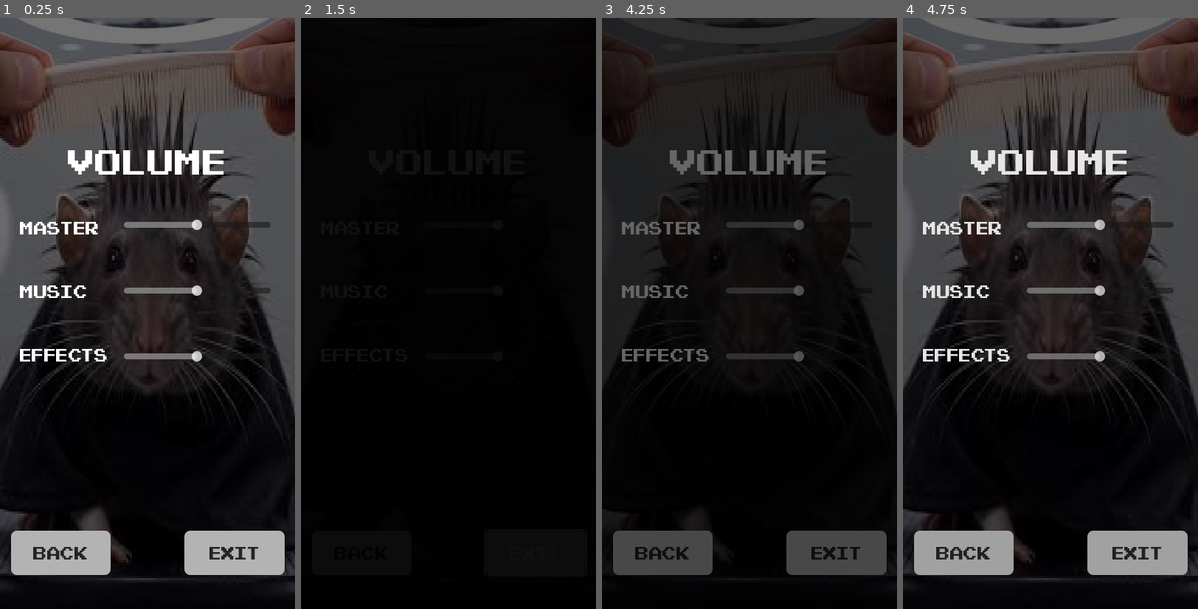
Above: before the commit, frames 1-4 (left to right).
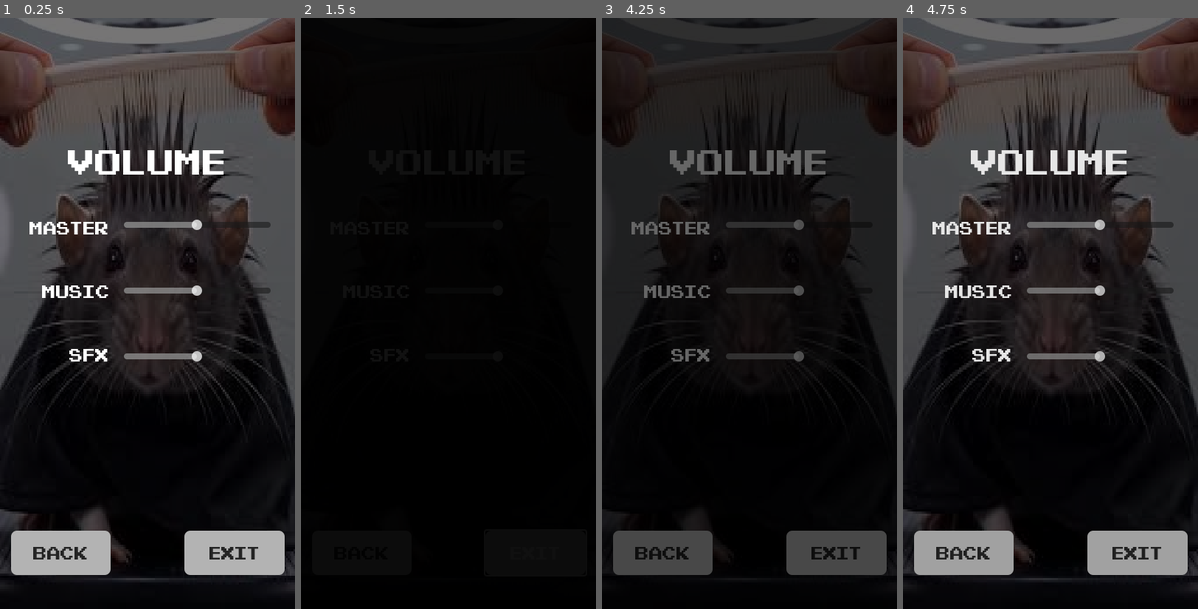
Above: after the commit, the same moments.

Repository: DamDro95/stacking-game
Game: Godot game, scene res://Scenes/user_interface/options.tscn
Same seed, same stepped clock (60 frames per second), same inputs: the game is played once before the commit and once after it. This scene is started directly instead of the project's main scene.
Inputs (mouse positions are in pixels of both pictures, inside the frame that each line leads up to):
- Up to frame 1 (0.25 s): no input
- Up to frame 2 (1.5 s): click "Back" at 0.5 s; move the mouse to (513, 283) at 1.27 s; hold Right (ui_right) from 1.28 s (still down)
- Up to frame 3 (4.25 s): release Right (ui_right) at 2 s; click "Credits" at 2 s; click "Options" at 2.75 s; click "Start" at 3.5 s
- Up to frame 4 (4.75 s): move the mouse to (991, 343) at 4.27 s; hold Left (ui_left) from 4.28 s (still down)

The runs differ from the first frame. In frame 1, 1.1% of the frame differs, in the area x 6-37%, y 34-59%; in frame 2, less than 0.1%; in frame 3, 1.0%; in frame 4, 1.1%.

Commit message:
Implemented Sounds

Diff:
--- /dev/null
+++ b/Scenes/gameplay/audio_controller.tscn
@@ -0,0 +1,46 @@
+[gd_scene format=3 uid="uid://c8fm10cgp0qof"]
+
+[ext_resource type="Script" uid="uid://dm6vf768fr4dx" path="res://Scripts/autoloads/audio_controller.gd" id="1_rodw0"]
+[ext_resource type="AudioStream" uid="uid://cvvvyjck8n0l7" path="res://Assets/audio/TOJam_forAdumb.wav" id="2_tu0i5"]
+[ext_resource type="AudioStream" uid="uid://c1537mgst7mkn" path="res://Assets/audio/stacking_sfx.wav" id="3_uchc8"]
+[ext_resource type="AudioStream" uid="uid://dxrjqsp4o48yy" path="res://Assets/audio/failed_stacking_sfx.wav" id="4_yp3d2"]
+[ext_resource type="AudioStream" uid="uid://bncs2jjhl2dy2" path="res://Assets/audio/button_hover_sfx.wav" id="5_f0nb2"]
+[ext_resource type="AudioStream" uid="uid://r4w1pqyq83x" path="res://Assets/audio/button_click_sfx.wav" id="6_8ef1t"]
+[ext_resource type="AudioStream" uid="uid://dckctfj2wa5m0" path="res://Assets/audio/ambient_bubbles.wav" id="7_1bbw0"]
+
+[sub_resource type="AudioStreamRandomizer" id="AudioStreamRandomizer_rodw0"]
+playback_mode = 1
+random_pitch = 1.1892071
+streams_count = 1
+stream_0/stream = ExtResource("3_uchc8")
+
+[node name="AudioController" type="Node2D" unique_id=768071145]
+script = ExtResource("1_rodw0")
+
+[node name="Music" type="AudioStreamPlayer2D" parent="." unique_id=1218529532]
+stream = ExtResource("2_tu0i5")
+volume_db = -10.0
+bus = &"Music"
+
+[node name="StackSuccess" type="AudioStreamPlayer2D" parent="." unique_id=586914367]
+stream = SubResource("AudioStreamRandomizer_rodw0")
+bus = &"SFX"
+
+[node name="StackFail" type="AudioStreamPlayer2D" parent="." unique_id=373280396]
+stream = ExtResource("4_yp3d2")
+bus = &"SFX"
+
+[node name="ButtonHover" type="AudioStreamPlayer2D" parent="." unique_id=1510188682]
+stream = ExtResource("5_f0nb2")
+volume_db = 5.0
+bus = &"SFX"
+
+[node name="ButtonClick" type="AudioStreamPlayer2D" parent="." unique_id=1211193348]
+stream = ExtResource("6_8ef1t")
+volume_db = 15.0
+bus = &"SFX"
+
+[node name="AmbientBubbles" type="AudioStreamPlayer2D" parent="." unique_id=1761334740]
+stream = ExtResource("7_1bbw0")
+volume_db = 5.0
+bus = &"SFX"
--- a/Scenes/gameplay/game_manager.tscn
+++ b/Scenes/gameplay/game_manager.tscn
@@ -3,6 +3,7 @@
 [ext_resource type="Script" uid="uid://c605qutxb0wj8" path="res://Scripts/gameplay/node_2d.gd" id="1_c0ygb"]
 [ext_resource type="PackedScene" uid="uid://eaoy50jwe5p4" path="res://Scenes/gameplay/Player.tscn" id="2_iamcd"]
 [ext_resource type="PackedScene" uid="uid://gxywdaab048m" path="res://Scenes/gameplay/Boundry.tscn" id="3_d3e18"]
+[ext_resource type="PackedScene" uid="uid://b557uk8f3ggd1" path="res://Scenes/user_interface/screen_overlay.tscn" id="4_d3e18"]
 [ext_resource type="PackedScene" uid="uid://1xib5sdxe3q5" path="res://Scenes/gameplay/kill_zone.tscn" id="4_ngl4v"]
 [ext_resource type="PackedScene" uid="uid://c1cp6bdhpilcw" path="res://Scenes/user_interface/pause_menu.tscn" id="5_iamcd"]
 
@@ -23,6 +24,8 @@
 [node name="Map2" parent="." unique_id=271718441 instance=ExtResource("3_d3e18")]
 position = Vector2(-110, 0)
 
+[node name="ScreenOverlay" parent="." unique_id=493731240 instance=ExtResource("4_d3e18")]
+
 [node name="SpawnTimer" type="Timer" parent="." unique_id=207202423]
 wait_time = 3.0
 autostart = true
--- a/Scenes/user_interface/credits.tscn
+++ b/Scenes/user_interface/credits.tscn
@@ -1,6 +1,6 @@
 [gd_scene format=3 uid="uid://cunnoexbwjvs3"]
 
-[ext_resource type="Script" uid="uid://de4tyfve8bk5t" path="res://Scripts/credits.gd" id="1_gagih"]
+[ext_resource type="Script" uid="uid://de4tyfve8bk5t" path="res://Scripts/user_interface/credits.gd" id="1_gagih"]
 [ext_resource type="Texture2D" uid="uid://dfp1s5e16i6co" path="res://Assets/ratcut.jpg" id="2_g0ic8"]
 [ext_resource type="FontFile" uid="uid://be3ulcs2pdgho" path="res://Assets/PixelEmulator-xq08.ttf" id="3_orip4"]
 
@@ -16,8 +16,8 @@
 corner_radius_bottom_right = 8
 corner_radius_bottom_left = 8
 
-[sub_resource type="StyleBoxFlat" id="StyleBoxFlat_uah1q"]
-bg_color = Color(0.105882354, 0.105882354, 0.105882354, 1)
+[sub_resource type="StyleBoxFlat" id="StyleBoxFlat_gagih"]
+bg_color = Color(0.4627451, 0.4627451, 0.4627451, 1)
 corner_radius_top_left = 8
 corner_radius_top_right = 8
 corner_radius_bottom_right = 8
@@ -45,8 +45,8 @@
 corner_radius_bottom_right = 8
 corner_radius_bottom_left = 8
 
-[sub_resource type="StyleBoxFlat" id="StyleBoxFlat_1wbrc"]
-bg_color = Color(0.105882354, 0.105882354, 0.105882354, 1)
+[sub_resource type="StyleBoxFlat" id="StyleBoxFlat_g0ic8"]
+bg_color = Color(0.4627451, 0.4627451, 0.4627451, 1)
 corner_radius_top_left = 8
 corner_radius_top_right = 8
 corner_radius_bottom_right = 8
@@ -104,11 +104,12 @@
 layout_mode = 2
 size_flags_horizontal = 3
 theme_override_colors/font_color = Color(0.14117648, 0.14117648, 0.14117648, 1)
+theme_override_colors/font_pressed_color = Color(0.14117648, 0.14117648, 0.14117648, 1)
 theme_override_colors/font_hover_color = Color(0.14117648, 0.14117648, 0.14117648, 1)
 theme_override_fonts/font = ExtResource("3_orip4")
 theme_override_font_sizes/font_size = 24
 theme_override_styles/normal = SubResource("StyleBoxFlat_xelri")
-theme_override_styles/pressed = SubResource("StyleBoxFlat_uah1q")
+theme_override_styles/pressed = SubResource("StyleBoxFlat_gagih")
 theme_override_styles/hover = SubResource("StyleBoxFlat_7emq5")
 text = "Back"
 
@@ -117,11 +118,12 @@
 size_flags_horizontal = 3
 size_flags_vertical = 3
 theme_override_colors/font_color = Color(0.14117648, 0.14117648, 0.14117648, 1)
+theme_override_colors/font_pressed_color = Color(0.14117648, 0.14117648, 0.14117648, 1)
 theme_override_colors/font_hover_color = Color(0.14117648, 0.14117648, 0.14117648, 1)
 theme_override_fonts/font = ExtResource("3_orip4")
 theme_override_font_sizes/font_size = 24
 theme_override_styles/normal = SubResource("StyleBoxFlat_803yc")
-theme_override_styles/pressed = SubResource("StyleBoxFlat_1wbrc")
+theme_override_styles/pressed = SubResource("StyleBoxFlat_g0ic8")
 theme_override_styles/hover = SubResource("StyleBoxFlat_j6nef")
 text = "Exit"
 
@@ -152,5 +154,7 @@
 horizontal_alignment = 1
 vertical_alignment = 1
 
+[connection signal="mouse_entered" from="HBoxContainer/Back" to="." method="_on_back_mouse_entered"]
 [connection signal="pressed" from="HBoxContainer/Back" to="." method="_on_back_pressed"]
+[connection signal="mouse_entered" from="HBoxContainer/Exit" to="." method="_on_exit_mouse_entered"]
 [connection signal="pressed" from="HBoxContainer/Exit" to="." method="_on_exit_pressed"]
--- a/Scenes/user_interface/main_menu.tscn
+++ b/Scenes/user_interface/main_menu.tscn
@@ -19,7 +19,7 @@
 shadow_size = 5
 
 [sub_resource type="StyleBoxFlat" id="StyleBoxFlat_ce3w2"]
-bg_color = Color(0.10747974, 0.10747974, 0.10747967, 1)
+bg_color = Color(0.46229059, 0.46229059, 0.46229059, 1)
 corner_radius_top_left = 8
 corner_radius_top_right = 8
 corner_radius_bottom_right = 8
@@ -48,7 +48,7 @@
 corner_radius_bottom_left = 8
 
 [sub_resource type="StyleBoxFlat" id="StyleBoxFlat_cp0ys"]
-bg_color = Color(0.105882354, 0.105882354, 0.105882354, 1)
+bg_color = Color(0.4627451, 0.4627451, 0.4627451, 1)
 corner_radius_top_left = 8
 corner_radius_top_right = 8
 corner_radius_bottom_right = 8
@@ -77,7 +77,7 @@
 corner_radius_bottom_left = 8
 
 [sub_resource type="StyleBoxFlat" id="StyleBoxFlat_16hvj"]
-bg_color = Color(0.105882354, 0.105882354, 0.105882354, 1)
+bg_color = Color(0.4627451, 0.4627451, 0.4627451, 1)
 corner_radius_top_left = 8
 corner_radius_top_right = 8
 corner_radius_bottom_right = 8
@@ -106,7 +106,7 @@
 corner_radius_bottom_left = 8
 
 [sub_resource type="StyleBoxFlat" id="StyleBoxFlat_5egv6"]
-bg_color = Color(0.105882354, 0.105882354, 0.105882354, 1)
+bg_color = Color(0.4627451, 0.4627451, 0.4627451, 1)
 corner_radius_top_left = 8
 corner_radius_top_right = 8
 corner_radius_bottom_right = 8
@@ -164,6 +164,7 @@
 layout_mode = 2
 size_flags_vertical = 3
 theme_override_colors/font_color = Color(0.1404472, 0.14044762, 0.14044723, 1)
+theme_override_colors/font_pressed_color = Color(0.14117648, 0.14117648, 0.14117648, 1)
 theme_override_colors/font_hover_color = Color(0.14117648, 0.14117648, 0.14117648, 1)
 theme_override_fonts/font = ExtResource("3_pqmgb")
 theme_override_font_sizes/font_size = 24
@@ -176,6 +177,7 @@
 layout_mode = 2
 size_flags_vertical = 3
 theme_override_colors/font_color = Color(0.14117648, 0.14117648, 0.14117648, 1)
+theme_override_colors/font_pressed_color = Color(0.14117648, 0.14117648, 0.14117648, 1)
 theme_override_colors/font_hover_color = Color(0.14117648, 0.14117648, 0.14117648, 1)
 theme_override_fonts/font = ExtResource("3_pqmgb")
 theme_override_font_sizes/font_size = 24
@@ -188,6 +190,7 @@
 layout_mode = 2
 size_flags_vertical = 3
 theme_override_colors/font_color = Color(0.14117648, 0.14117648, 0.14117648, 1)
+theme_override_colors/font_pressed_color = Color(0.14117648, 0.14117648, 0.14117648, 1)
 theme_override_colors/font_hover_color = Color(0.14117648, 0.14117648, 0.14117648, 1)
 theme_override_fonts/font = ExtResource("3_pqmgb")
 theme_override_font_sizes/font_size = 24
@@ -200,6 +203,7 @@
 layout_mode = 2
 size_flags_vertical = 3
 theme_override_colors/font_color = Color(0.14117648, 0.14117648, 0.14117648, 1)
+theme_override_colors/font_pressed_color = Color(0.14117648, 0.14117648, 0.14117648, 1)
 theme_override_colors/font_hover_color = Color(0.14117648, 0.14117648, 0.14117648, 1)
 theme_override_fonts/font = ExtResource("3_pqmgb")
 theme_override_font_sizes/font_size = 24
@@ -208,7 +212,11 @@
 theme_override_styles/hover = SubResource("StyleBoxFlat_vtepg")
 text = "Exit"
 
+[connection signal="mouse_entered" from="VBoxContainer/Start" to="." method="_on_start_mouse_entered"]
 [connection signal="pressed" from="VBoxContainer/Start" to="." method="_on_start_pressed"]
+[connection signal="mouse_entered" from="VBoxContainer/Credits" to="." method="_on_credits_mouse_entered"]
 [connection signal="pressed" from="VBoxContainer/Credits" to="." method="_on_credits_pressed"]
+[connection signal="mouse_entered" from="VBoxContainer/Options" to="." method="_on_options_mouse_entered"]
 [connection signal="pressed" from="VBoxContainer/Options" to="." method="_on_options_pressed"]
+[connection signal="mouse_entered" from="VBoxContainer/Exit" to="." method="_on_exit_mouse_entered"]
 [connection signal="pressed" from="VBoxContainer/Exit" to="." method="_on_exit_pressed"]
--- a/Scenes/user_interface/options.tscn
+++ b/Scenes/user_interface/options.tscn
@@ -1,7 +1,7 @@
 [gd_scene format=3 uid="uid://c0f5hw3n43ka5"]
 
 [ext_resource type="Texture2D" uid="uid://dfp1s5e16i6co" path="res://Assets/ratcut.jpg" id="1_f06in"]
-[ext_resource type="Script" uid="uid://djml5fk3cadaj" path="res://Scripts/options.gd" id="1_wicxf"]
+[ext_resource type="Script" uid="uid://djml5fk3cadaj" path="res://Scripts/user_interface/options.gd" id="1_wicxf"]
 [ext_resource type="FontFile" uid="uid://be3ulcs2pdgho" path="res://Assets/PixelEmulator-xq08.ttf" id="2_wicxf"]
 
 [sub_resource type="StyleBoxTexture" id="StyleBoxTexture_ivmfp"]
@@ -16,8 +16,8 @@
 corner_radius_bottom_right = 8
 corner_radius_bottom_left = 8
 
-[sub_resource type="StyleBoxFlat" id="StyleBoxFlat_b084a"]
-bg_color = Color(0.105882354, 0.105882354, 0.105882354, 1)
+[sub_resource type="StyleBoxFlat" id="StyleBoxFlat_wicxf"]
+bg_color = Color(0.4627451, 0.4627451, 0.4627451, 1)
 corner_radius_top_left = 8
 corner_radius_top_right = 8
 corner_radius_bottom_right = 8
@@ -45,8 +45,8 @@
 corner_radius_bottom_right = 8
 corner_radius_bottom_left = 8
 
-[sub_resource type="StyleBoxFlat" id="StyleBoxFlat_j7qrc"]
-bg_color = Color(0.105882354, 0.105882354, 0.105882354, 1)
+[sub_resource type="StyleBoxFlat" id="StyleBoxFlat_ivmfp"]
+bg_color = Color(0.4627451, 0.4627451, 0.4627451, 1)
 corner_radius_top_left = 8
 corner_radius_top_right = 8
 corner_radius_bottom_right = 8
@@ -104,11 +104,12 @@
 layout_mode = 2
 size_flags_horizontal = 3
 theme_override_colors/font_color = Color(0.14117648, 0.14117648, 0.14117648, 1)
+theme_override_colors/font_pressed_color = Color(0.14117648, 0.14117648, 0.14117648, 1)
 theme_override_colors/font_hover_color = Color(0.14117648, 0.14117648, 0.14117648, 1)
 theme_override_fonts/font = ExtResource("2_wicxf")
 theme_override_font_sizes/font_size = 24
 theme_override_styles/normal = SubResource("StyleBoxFlat_77t7g")
-theme_override_styles/pressed = SubResource("StyleBoxFlat_b084a")
+theme_override_styles/pressed = SubResource("StyleBoxFlat_wicxf")
 theme_override_styles/hover = SubResource("StyleBoxFlat_6wst1")
 text = "Back"
 
@@ -117,11 +118,12 @@
 size_flags_horizontal = 3
 size_flags_vertical = 3
 theme_override_colors/font_color = Color(0.14117648, 0.14117648, 0.14117648, 1)
+theme_override_colors/font_pressed_color = Color(0.14117648, 0.14117648, 0.14117648, 1)
 theme_override_colors/font_hover_color = Color(0.14117648, 0.14117648, 0.14117648, 1)
 theme_override_fonts/font = ExtResource("2_wicxf")
 theme_override_font_sizes/font_size = 24
 theme_override_styles/normal = SubResource("StyleBoxFlat_e1hsk")
-theme_override_styles/pressed = SubResource("StyleBoxFlat_j7qrc")
+theme_override_styles/pressed = SubResource("StyleBoxFlat_ivmfp")
 theme_override_styles/hover = SubResource("StyleBoxFlat_d61nt")
 text = "Exit"
 
@@ -153,7 +155,8 @@
 theme_override_font_sizes/font_size = 24
 text = "Master
 Music
-Effects"
+SFX"
+horizontal_alignment = 2
 
 [node name="VBoxContainer" type="VBoxContainer" parent="." unique_id=790060624]
 layout_mode = 1
@@ -170,26 +173,28 @@
 grow_vertical = 2
 theme_override_constants/separation = 12
 
-[node name="HSlider" type="HSlider" parent="VBoxContainer" unique_id=2125309312]
+[node name="MasterSlider" type="HSlider" parent="VBoxContainer" unique_id=2125309312]
 layout_mode = 2
 size_flags_vertical = 2
 theme_override_constants/center_grabber = 50
 max_value = 10.0
 value = 5.0
 
-[node name="HSlider2" type="HSlider" parent="VBoxContainer" unique_id=1098415376]
+[node name="MusicSlider" type="HSlider" parent="VBoxContainer" unique_id=1098415376]
 layout_mode = 2
 size_flags_vertical = 2
 theme_override_constants/center_grabber = 50
 max_value = 10.0
 value = 5.0
 
-[node name="HSlider3" type="HSlider" parent="VBoxContainer" unique_id=1965379430]
+[node name="SFXSlider" type="HSlider" parent="VBoxContainer" unique_id=1965379430]
 layout_mode = 2
 size_flags_vertical = 2
 theme_override_constants/center_grabber = 50
 max_value = 10.0
 value = 5.0
 
+[connection signal="mouse_entered" from="HBoxContainer/Back" to="." method="_on_back_mouse_entered"]
 [connection signal="pressed" from="HBoxContainer/Back" to="." method="_on_back_pressed"]
+[connection signal="mouse_entered" from="HBoxContainer/Exit" to="." method="_on_exit_mouse_entered"]
 [connection signal="pressed" from="HBoxContainer/Exit" to="." method="_on_exit_pressed"]
--- a/Scenes/user_interface/pause_menu.tscn
+++ b/Scenes/user_interface/pause_menu.tscn
@@ -4,7 +4,7 @@
 [ext_resource type="Script" uid="uid://doaerqugm10ja" path="res://Scripts/user_interface/pause_menu.gd" id="1_dgpn2"]
 
 [sub_resource type="StyleBoxFlat" id="StyleBoxFlat_dgpn2"]
-bg_color = Color(0.48570347, 0.48570353, 0.4857034, 1)
+bg_color = Color(0.29586664, 0.29586646, 0.29586664, 1)
 border_width_left = 5
 border_width_top = 5
 border_width_right = 5
@@ -22,7 +22,7 @@
 corner_radius_bottom_left = 8
 
 [sub_resource type="StyleBoxFlat" id="StyleBoxFlat_b33pd"]
-bg_color = Color(0.105882354, 0.105882354, 0.105882354, 1)
+bg_color = Color(0.4627451, 0.4627451, 0.4627451, 1)
 corner_radius_top_left = 8
 corner_radius_top_right = 8
 corner_radius_bottom_right = 8
@@ -34,6 +34,17 @@
 
 [sub_resource type="StyleBoxFlat" id="StyleBoxFlat_5v6ak"]
 bg_color = Color(0.92535293, 0.9253528, 0.9253529, 1)
+corner_radius_top_left = 8
+corner_radius_top_right = 8
+corner_radius_bottom_right = 8
+corner_radius_bottom_left = 8
+expand_margin_left = 4.0
+expand_margin_top = 1.0
+expand_margin_right = 4.0
+expand_margin_bottom = 1.0
+
+[sub_resource type="StyleBoxFlat" id="StyleBoxFlat_xr64l"]
+bg_color = Color(0.4627451, 0.4627451, 0.4627451, 1)
 corner_radius_top_left = 8
 corner_radius_top_right = 8
 corner_radius_bottom_right = 8
@@ -171,6 +182,7 @@
 size_flags_horizontal = 3
 size_flags_vertical = 3
 theme_override_colors/font_color = Color(0.14117648, 0.14117648, 0.14117648, 1)
+theme_override_colors/font_pressed_color = Color(0.14117648, 0.14117648, 0.14117648, 1)
 theme_override_colors/font_hover_color = Color(0.14117648, 0.14117648, 0.14117648, 1)
 theme_override_constants/h_separation = 4
 theme_override_constants/line_spacing = 0
@@ -187,15 +199,18 @@
 size_flags_horizontal = 3
 size_flags_vertical = 3
 theme_override_colors/font_color = Color(0.14117648, 0.14117648, 0.14117648, 1)
+theme_override_colors/font_pressed_color = Color(0.14117648, 0.14117648, 0.14117648, 1)
 theme_override_colors/font_hover_color = Color(0.14117648, 0.14117648, 0.14117648, 1)
 theme_override_constants/h_separation = 4
 theme_override_constants/line_spacing = 0
 theme_override_fonts/font = ExtResource("1_1h4ka")
 theme_override_font_sizes/font_size = 16
 theme_override_styles/normal = SubResource("StyleBoxFlat_1h4ka")
-theme_override_styles/pressed = SubResource("StyleBoxFlat_b33pd")
+theme_override_styles/pressed = SubResource("StyleBoxFlat_xr64l")
 theme_override_styles/hover = SubResource("StyleBoxFlat_5v6ak")
 text = "Exit"
 
+[connection signal="mouse_entered" from="HBoxContainer/Resume" to="." method="_on_resume_mouse_entered"]
 [connection signal="pressed" from="HBoxContainer/Resume" to="." method="_on_resume_pressed"]
+[connection signal="mouse_entered" from="HBoxContainer/Exit" to="." method="_on_exit_mouse_entered"]
 [connection signal="pressed" from="HBoxContainer/Exit" to="." method="_on_exit_pressed"]
--- /dev/null
+++ b/Scenes/user_interface/screen_overlay.tscn
@@ -0,0 +1,27 @@
+[gd_scene format=3 uid="uid://b557uk8f3ggd1"]
+
+[sub_resource type="Gradient" id="Gradient_4tcwv"]
+offsets = PackedFloat32Array(0.5555556)
+colors = PackedColorArray(0.44705883, 0.56078434, 0, 0.19607843)
+
+[sub_resource type="GradientTexture2D" id="GradientTexture2D_racfr"]
+gradient = SubResource("Gradient_4tcwv")
+
+[sub_resource type="Gradient" id="Gradient_racfr"]
+offsets = PackedFloat32Array(0, 0.525641, 1)
+colors = PackedColorArray(0.25882354, 0.42745098, 0, 0.45490196, 0, 0, 0, 0, 0.25882354, 0.42745098, 0, 0.45490196)
+
+[sub_resource type="GradientTexture2D" id="GradientTexture2D_anioc"]
+gradient = SubResource("Gradient_racfr")
+
+[node name="ScreenOverlay" type="CanvasLayer" unique_id=493731240]
+
+[node name="Overlay" type="Sprite2D" parent="." unique_id=1811864673]
+position = Vector2(200, 400)
+scale = Vector2(6.25, 12.5)
+texture = SubResource("GradientTexture2D_racfr")
+
+[node name="ColourGradient" type="Sprite2D" parent="." unique_id=2108474227]
+position = Vector2(200, 399.99997)
+scale = Vector2(6.25, 12.499999)
+texture = SubResource("GradientTexture2D_anioc")
--- /dev/null
+++ b/Scripts/autoloads/audio_controller.gd
@@ -0,0 +1,33 @@
+extends Node2D
+
+@export var mute: bool =  false
+
+
+# Called when the node enters the scene tree for the first time.
+func _ready() -> void:
+	if !mute:
+		play_music()
+
+func play_music() -> void:
+	if !mute:
+		$Music.play()
+
+func play_stack_success() -> void:
+	if !mute:
+		$StackSuccess.play()
+
+func play_stack_fail() -> void:
+	if !mute:
+		$StackFail.play()
+
+func play_button_hover() -> void:
+	if !mute:
+		$ButtonHover.play()
+
+func play_button_click() -> void:
+	if !mute:
+		$ButtonClick.play()
+
+func play_ambient_bubbles() -> void:
+	if !mute:
+		$AmbientBubbles.play()
--- a/Scripts/credits.gd
+++ /dev/null
@@ -1,11 +0,0 @@
-extends Control
-
-
-
-
-func _on_back_pressed() -> void:
-	SceneLoader.load_scene("uid://caoeee7s4m5ti")
-
-
-func _on_exit_pressed() -> void:
-	get_tree().quit()
--- a/Scripts/gameplay/character_body_2d.gd
+++ b/Scripts/gameplay/character_body_2d.gd
@@ -27,6 +27,9 @@
 	area.get_node("CollisionShape2D").set_deferred("monitorable", false)
 	call_deferred("_stack", area)
 
+	AudioController.play_stack_success()
+	#AudioController.play_stack_fail()
+
 func _stack(area: Area2D) -> void:
 	# Double check it hasn't been deleted or freed
 	if not is_instance_valid(area):
--- a/Scripts/gameplay/node_2d.gd
+++ b/Scripts/gameplay/node_2d.gd
@@ -10,18 +10,8 @@
 # Called when the node enters the scene tree for the first time.
 func _ready() -> void:
 	$PauseMenu.hide()
+	AudioController.play_ambient_bubbles()
 	randomize()
-
-#func _process(_delta: float) -> void:
-	#if Input.is_action_just_pressed("Pause") and is_paused == false:
-		#is_paused = true
-		#get_tree().paused = true
-		#$PauseMenu.show()
-	#elif Input.is_action_just_pressed("Pause") and is_paused == true:
-		#get_tree().paused = false
-		#$PauseMenu.hide()
-		#
-		#is_paused = false
 
 func get_a_random_position(p1: Vector2, p2: Vector2) -> Vector2:
 	# Get random x and y values
--- a/Scripts/options.gd
+++ /dev/null
@@ -1,12 +0,0 @@
-extends Control
-
-
-
-
-
-func _on_back_pressed() -> void:
-	SceneLoader.load_scene("uid://caoeee7s4m5ti")
-
-
-func _on_exit_pressed() -> void:
-	get_tree().quit()
--- /dev/null
+++ b/Scripts/user_interface/credits.gd
@@ -0,0 +1,16 @@
+extends Control
+
+
+func _on_back_pressed() -> void:
+	AudioController.play_button_click()
+	SceneLoader.load_scene("uid://caoeee7s4m5ti")
+
+func _on_back_mouse_entered() -> void:
+	AudioController.play_button_hover()
+
+func _on_exit_pressed() -> void:
+	AudioController.play_button_click()
+	get_tree().quit()
+
+func _on_exit_mouse_entered() -> void:
+	AudioController.play_button_hover()
--- a/Scripts/user_interface/main_menu.gd
+++ b/Scripts/user_interface/main_menu.gd
@@ -2,16 +2,29 @@
 
 
 func _on_start_pressed() -> void:
+	AudioController.play_button_click()
 	SceneLoader.load_scene("uid://dpufkg3k3u3ar")
 
+func _on_start_mouse_entered() -> void:
+	AudioController.play_button_hover()
 
 func _on_credits_pressed() -> void:
+	AudioController.play_button_click()
 	SceneLoader.load_scene("uid://cunnoexbwjvs3")
 
+func _on_credits_mouse_entered() -> void:
+	AudioController.play_button_hover()
 
 func _on_options_pressed() -> void:
+	AudioController.play_button_click()
 	SceneLoader.load_scene("uid://c0f5hw3n43ka5")
 
+func _on_options_mouse_entered() -> void:
+	AudioController.play_button_hover()
 
 func _on_exit_pressed() -> void:
+	AudioController.play_button_click()
 	get_tree().quit()
+
+func _on_exit_mouse_entered() -> void:
+	AudioController.play_button_hover()
--- /dev/null
+++ b/Scripts/user_interface/options.gd
@@ -0,0 +1,16 @@
+extends Control
+
+
+func _on_back_pressed() -> void:
+	AudioController.play_button_click()
+	SceneLoader.load_scene("uid://caoeee7s4m5ti")
+
+func _on_back_mouse_entered() -> void:
+	AudioController.play_button_hover()
+
+func _on_exit_pressed() -> void:
+	AudioController.play_button_click()
+	get_tree().quit()
+
+func _on_exit_mouse_entered() -> void:
+	AudioController.play_button_hover()
--- a/Scripts/user_interface/pause_menu.gd
+++ b/Scripts/user_interface/pause_menu.gd
@@ -15,10 +15,18 @@
 		pause()
 
 func _on_resume_pressed() -> void:
+	AudioController.play_button_click()
 	resume()
 
+func _on_resume_mouse_entered() -> void:
+	AudioController.play_button_hover()
+
 func _on_exit_pressed() -> void:
+	AudioController.play_button_click()
 	get_tree().quit()
+
+func _on_exit_mouse_entered() -> void:
+	AudioController.play_button_hover()
 
 func _process(_float) -> void:
 	_pausing()
--- /dev/null
+++ b/default_bus_layout.tres
@@ -0,0 +1,15 @@
+[gd_resource type="AudioBusLayout" format=3 uid="uid://dleekuk3db5fw"]
+
+[resource]
+bus/1/name = &"Music"
+bus/1/solo = false
+bus/1/mute = false
+bus/1/bypass_fx = false
+bus/1/volume_db = -0.13049698
+bus/1/send = &"Master"
+bus/2/name = &"SFX"
+bus/2/solo = false
+bus/2/mute = false
+bus/2/bypass_fx = false
+bus/2/volume_db = 0.0
+bus/2/send = &"Master"
--- a/project.godot
+++ b/project.godot
@@ -15,9 +15,14 @@
 config/features=PackedStringArray("4.6", "Forward Plus")
 config/icon="res://icon.svg"
 
+[audio]
+
+buses/default_bus_layout="uid://dleekuk3db5fw"
+
 [autoload]
 
 SceneLoader="*uid://xkgki7bucrq6"
+AudioController="*uid://c8fm10cgp0qof"
 
 [display]
 
Not shown, added: Assets/audio/TOJam_forAdumb.wav.import
Not shown, added: Assets/audio/ambient_bubbles.wav.import
Not shown, added: Assets/audio/button_click_sfx.wav.import
Not shown, added: Assets/audio/button_hover_sfx.wav.import
Not shown, added: Assets/audio/failed_stacking_sfx.wav.import
Not shown, added: Assets/audio/stacking_sfx.wav.import
Not shown, added: Scripts/autoloads/audio_controller.gd.uid
Renamed: Scripts/credits.gd.uid -> Scripts/user_interface/credits.gd.uid
Renamed: Scripts/options.gd.uid -> Scripts/user_interface/options.gd.uid
Not shown, added: Assets/audio/TOJam_forAdumb.wav
Not shown, added: Assets/audio/ambient_bubbles.wav
Not shown, added: Assets/audio/button_click_sfx.wav
(and 3 more such lines)
